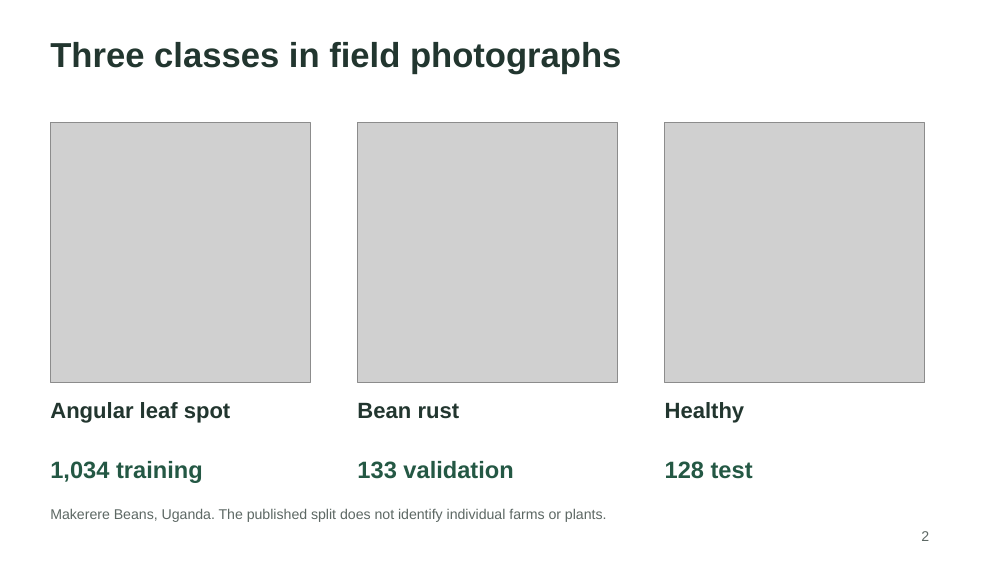
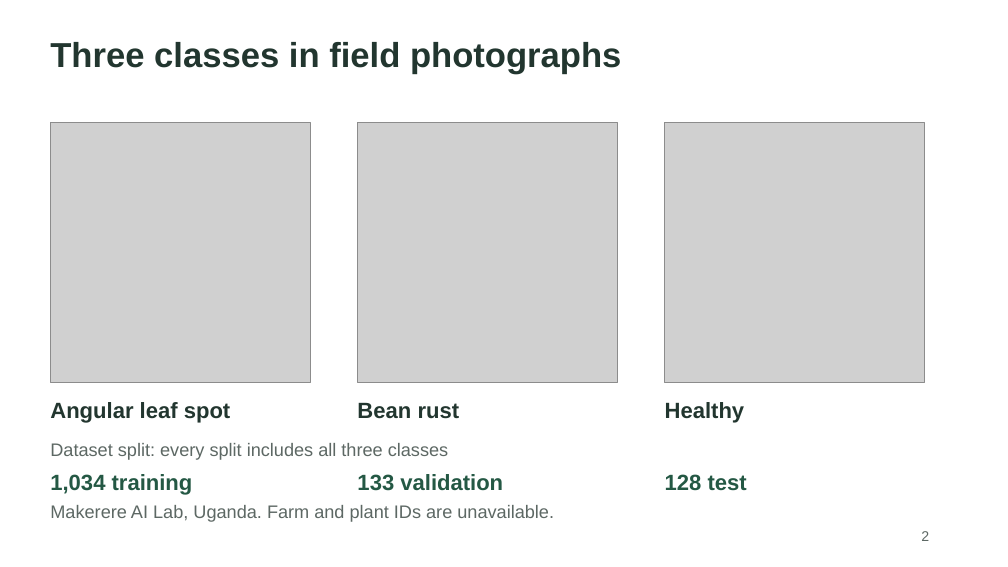
Before and after one commit to A1Prep/beans-vit-study-2026, a slide deck: slide 2 of report/presentation/bean_leaf_presentation.pptx. Drawn at 1008x567 pixels with LibreOffice and Linux fonts; fonts in the diff are those of the drawing; grey boxes stand for pictures. Boxes give left, top, right and bottom in pixels: in the first picture for what was removed or moved away, otherwise in the second. Text is boxed around its words. In the diff, an @@ line names an element or a change of style, - is before the commit and + after.

```diff
--- a/report/presentation/bean_leaf_presentation.pptx
+++ b/report/presentation/bean_leaf_presentation.pptx
@@ text added at bbox=[50, 443, 448, 460], 17.2 pt, text #5D6864 @@
+Dataset split: every split includes all three classes
@@ text "1,034 training": place and size @@
-text "1,034 training" at bbox=[50, 461, 203, 483]
+text "1,034 training" at bbox=[50, 474, 193, 495]
@@ text "133 validation": place and size @@
-text "133 validation" at bbox=[357, 461, 513, 479]
+text "133 validation" at bbox=[357, 474, 503, 491]
@@ size 22.5 to 21 pt in 3 elements at bbox=[50, 474, 193, 495], bbox=[357, 474, 503, 491], bbox=[665, 474, 747, 491] @@
@@ text "128 test": place and size @@
-text "128 test" at bbox=[665, 461, 753, 479]
+text "128 test" at bbox=[665, 474, 747, 491]
@@ text at bbox=[50, 505, 554, 522]: text changed; size 13.5 to 17.2 pt @@
-Makerere Beans, Uganda. The published split does not identify individual farms or plants.
+Makerere AI Lab, Uganda. Farm and plant IDs are unavailable.
```
Also in this commit, not shown: 10 other slides changed, 12 other files.
